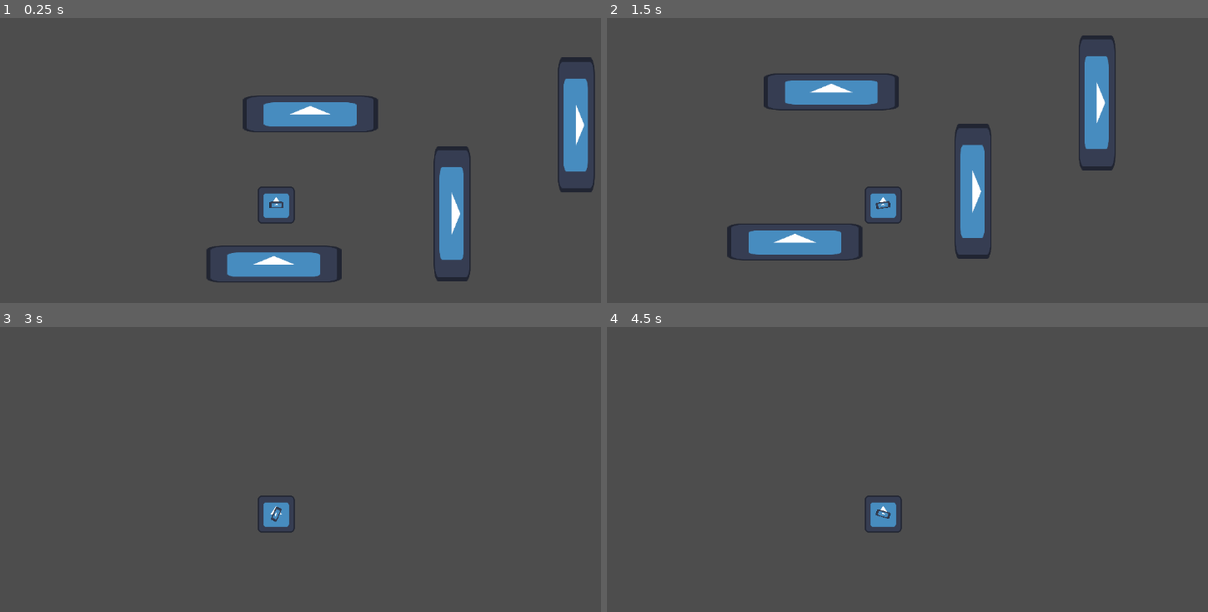
Above: before the commit, frames 1-4 (two rows, left to right).
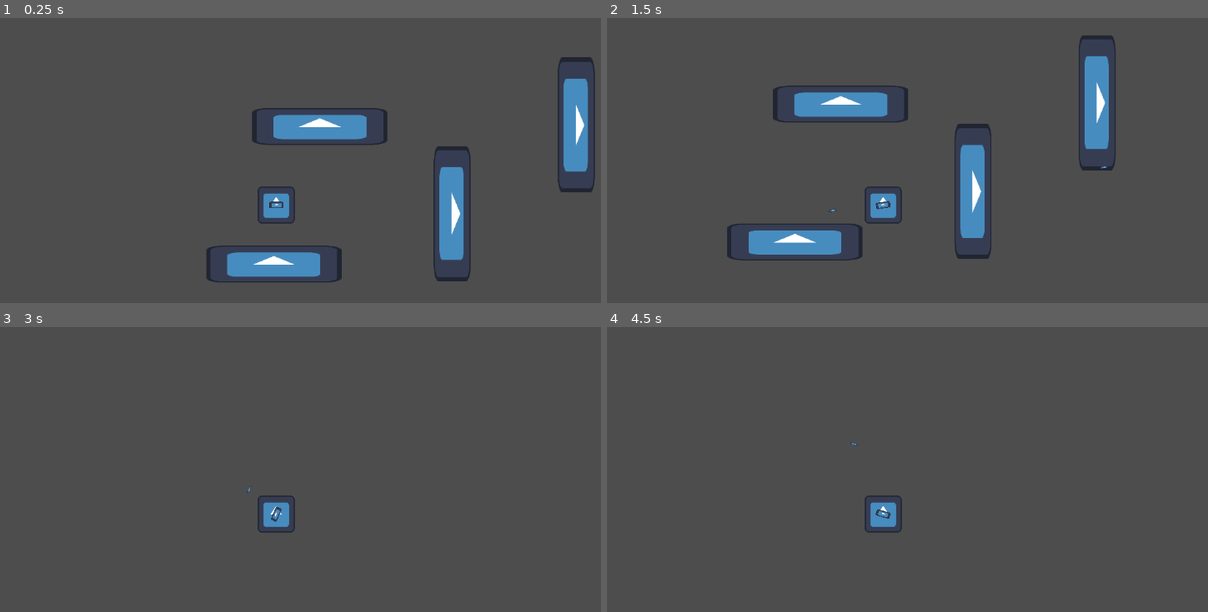
Above: after the commit, the same moments.

Repository: Sn0wy8/Haven
Game: Godot game, scene res://Scenes/main.tscn
Same seed, same stepped clock (60 frames per second), same inputs: the game is played once before the commit and once after it. The engine's default icon, where the game draws it, is replaced by a stand-in: a white triangle on a blue panel in a dark square.
Inputs (mouse positions are in pixels of both pictures, inside the frame that each line leads up to):
- Up to frame 1 (0.25 s): no input
- Up to frame 2 (1.5 s): move the mouse to (1027, 186) at 0.52 s; hold D (RIGHT) from 0.53 s (still down); click (1027, 186) at 0.6 s; tap W (UP) at 0.77 s; move the mouse to (751, 223) at 1.27 s; click (751, 223) at 1.35 s
- Up to frame 3 (3 s): tap W (UP) at 1.52 s; move the mouse to (342, 432) at 2.02 s; release D (RIGHT) at 2.03 s; hold A (LEFT) 2.03-2.78 s; click (342, 432) at 2.1 s; move the mouse to (240, 589) at 2.77 s; hold D (RIGHT) from 2.78 s (still down); click (240, 589) at 2.85 s
- Up to frame 4 (4.5 s): tap W (UP) at 3.02, 3.77 s; tap Enter at 3.5 s; move the mouse to (1081, 569) at 3.52 s; click (1081, 569) at 3.6 s; tap Space at 4.25 s; move the mouse to (685, 458) at 4.27 s; release D (RIGHT) at 4.28 s; hold A (LEFT) from 4.28 s (still down); click (685, 458) at 4.35 s

The runs differ from the first frame. In frame 1, 2.2% of the frame differs, in the area x 40-65%, y 27-45%; in frame 2, 2.1%; in frame 3, less than 0.1%; in frame 4, less than 0.1%.

Commit message:
fixes

Diff:
--- a/haven/Scenes/breakable_platform.tscn
+++ b/haven/Scenes/breakable_platform.tscn
@@ -1,6 +1,13 @@
 [gd_scene format=3 uid="uid://b5ki2hegdeobu"]
 
 [ext_resource type="Texture2D" uid="uid://uelvhslkv8pv" path="res://icon.svg" id="1_3lhpt"]
+[ext_resource type="Script" uid="uid://bymsfdllchgnv" path="res://Scenes/hurtbox.gd" id="2_t78gq"]
+
+[sub_resource type="RectangleShape2D" id="RectangleShape2D_t78gq"]
+size = Vector2(467, 125)
+
+[sub_resource type="RectangleShape2D" id="RectangleShape2D_h2htr"]
+size = Vector2(467, 125)
 
 [node name="breakable_platform" type="AnimatableBody2D" unique_id=1037975149]
 
@@ -8,3 +15,14 @@
 position = Vector2(170, 0)
 scale = Vector2(3.65625, 1)
 texture = ExtResource("1_3lhpt")
+
+[node name="CollisionShape2D" type="CollisionShape2D" parent="." unique_id=1389994704]
+position = Vector2(169.5, -0.5)
+shape = SubResource("RectangleShape2D_t78gq")
+
+[node name="hurtbox" type="Area2D" parent="." unique_id=450495058]
+script = ExtResource("2_t78gq")
+
+[node name="CollisionShape2D" type="CollisionShape2D" parent="hurtbox" unique_id=126324208]
+position = Vector2(169.5, -0.5)
+shape = SubResource("RectangleShape2D_h2htr")
--- /dev/null
+++ b/haven/Scenes/bullet.tscn
@@ -0,0 +1,29 @@
+[gd_scene format=3 uid="uid://cmyg27jdy6160"]
+
+[ext_resource type="Texture2D" uid="uid://uelvhslkv8pv" path="res://icon.svg" id="1_oduel"]
+[ext_resource type="Script" uid="uid://0vj47ksbt8le" path="res://Scripts/bullet.gd" id="2_ycag2"]
+[ext_resource type="Script" uid="uid://c53ev2josjy72" path="res://Scripts/MyHitBox.gd" id="3_ycag2"]
+
+[sub_resource type="RectangleShape2D" id="RectangleShape2D_6afsh"]
+size = Vector2(122.88001, 109.71434)
+
+[node name="Bullet" type="Sprite2D" unique_id=2051783511]
+position = Vector2(-1.9073486e-06, -3.8146973e-06)
+scale = Vector2(0.19531251, 0.05468749)
+texture = ExtResource("1_oduel")
+script = ExtResource("2_ycag2")
+
+[node name="AnimationPlayer" type="AnimationPlayer" parent="." unique_id=295394808]
+
+[node name="DistanceTimer" type="Timer" parent="." unique_id=1743016977]
+
+[node name="MyHitBox" type="Area2D" parent="." unique_id=1781923508]
+script = ExtResource("3_ycag2")
+metadata/_custom_type_script = "uid://c53ev2josjy72"
+
+[node name="CollisionShape2D" type="CollisionShape2D" parent="MyHitBox" unique_id=1312274831]
+position = Vector2(7.324218e-06, 7.411412e-05)
+scale = Vector2(0.9999998, 0.99999976)
+shape = SubResource("RectangleShape2D_6afsh")
+
+[connection signal="timeout" from="DistanceTimer" to="." method="_on_distance_timer_timeout"]
--- a/haven/gun.tscn
+++ b/haven/Scenes/gun.tscn
@@ -1,17 +1,17 @@
 [gd_scene format=3 uid="uid://c8815eok78ono"]
 
-[ext_resource type="Script" uid="uid://bpb0y4a1tqd3g" path="res://gun.gd" id="1_vk1bi"]
-[ext_resource type="Texture2D" uid="uid://uelvhslkv8pv" path="res://icon.svg" id="2_dk5gl"]
+[ext_resource type="Script" uid="uid://bpb0y4a1tqd3g" path="res://Scripts/gun.gd" id="1_oqrbh"]
+[ext_resource type="Texture2D" uid="uid://uelvhslkv8pv" path="res://icon.svg" id="2_t6ynv"]
 
 [node name="Gun" type="Node2D" unique_id=1880026885]
-script = ExtResource("1_vk1bi")
+script = ExtResource("1_oqrbh")
 
 [node name="RotationOffset" type="Node2D" parent="." unique_id=1645637815]
 
 [node name="Sprite2D" type="Sprite2D" parent="RotationOffset" unique_id=2105182281]
 position = Vector2(0.5, 1.9073486e-06)
 scale = Vector2(0.3828125, 0.171875)
-texture = ExtResource("2_dk5gl")
+texture = ExtResource("2_t6ynv")
 
 [node name="shoot_pos" type="Marker2D" parent="RotationOffset/Sprite2D" unique_id=1703789443]
 
--- /dev/null
+++ b/haven/Scenes/hurtbox.gd
@@ -0,0 +1,12 @@
+extends Area2D
+
+func _init() -> void:
+	collision_layer = 0
+	collision_mask = 2
+
+func _ready() -> void:
+	connect("area_entered", self._on_area_entered)
+
+func _on_area_entered(hitbox: MyHitBox) -> void:
+	if hitbox != null:
+		owner.queue_free()
--- a/haven/Scenes/main.tscn
+++ b/haven/Scenes/main.tscn
@@ -20,5 +20,5 @@
 position = Vector2(1515, -212)
 rotation = 1.5707964
 
-[node name="breakable_platform" parent="." unique_id=688448539 instance=ExtResource("3_h2yge")]
-position = Vector2(425, -80)
+[node name="breakable_platform" parent="." unique_id=1648201624 instance=ExtResource("3_h2yge")]
+position = Vector2(458, -37)
--- a/haven/Scenes/player.tscn
+++ b/haven/Scenes/player.tscn
@@ -2,7 +2,7 @@
 
 [ext_resource type="Script" uid="uid://b02i6gu8ut3mp" path="res://Scripts/player.gd" id="1_6t5aa"]
 [ext_resource type="Texture2D" uid="uid://uelvhslkv8pv" path="res://icon.svg" id="2_vgqql"]
-[ext_resource type="PackedScene" uid="uid://c8815eok78ono" path="res://gun.tscn" id="3_fkybt"]
+[ext_resource type="PackedScene" uid="uid://c8815eok78ono" path="res://Scenes/gun.tscn" id="3_fkybt"]
 
 [sub_resource type="RectangleShape2D" id="RectangleShape2D_onrkg"]
 size = Vector2(125, 127)
--- a/haven/Scripts/MyHitBox.gd
+++ b/haven/Scripts/MyHitBox.gd
@@ -1,7 +1,8 @@
 class_name MyHitBox
 extends Area2D
 
-@export var damage := 10
+@export var damage := 1
 
 func _init() -> void:
-	pass
+	collision_layer = 2
+	collision_mask = 0
--- a/haven/gun.gd
+++ b/haven/Scripts/gun.gd
@@ -1,6 +1,6 @@
 extends Node2D
 
-const bullet_scene = preload("res://bullet.tscn")
+const bullet_scene = preload("res://Scenes/bullet.tscn")
 
 const IS_PLAYER = true
 
@@ -14,11 +14,11 @@
 func _ready() -> void:
 	$ShootTimer.wait_time = time_between_shot
 
-#func _physics_process(delta: float) -> void:
-	#if Input.is_action_just_pressed("shoot") and can_shoot:
-	#	_shoot()
-	#	can_shoot = false
-	#	$ShootTimer.start()
+func _physics_process(delta: float) -> void:
+	if Input.is_action_just_pressed("shoot") and can_shoot:
+		_shoot()
+		can_shoot = false
+		$ShootTimer.start()
 
 func _shoot():
 	var new_bullet = bullet_scene.instantiate()
--- a/haven/Scripts/player.gd
+++ b/haven/Scripts/player.gd
@@ -1,5 +1,7 @@
 extends CharacterBody2D
 
+var health = 3
+var hearts_list : Array [TextureRect]
 @onready
 var animations = $animations
 @onready
@@ -17,6 +19,12 @@
 const FORWARD_DIR = Vector2.RIGHT
 const GRAVITY = 900
 const DRAG = 300
+
+func _ready() -> void:
+	var hearts_parents = $CanvasLayer/HBoxContainer
+#	for child in hearts_parents.get_children():
+#		hearts_list.append(child)
+	print(hearts_list)
 
 func Drag_Function() -> void:
 		velocity.y = lerp(velocity.x, float(0), 0.01)
@@ -51,3 +59,8 @@
 	gun.scale.y = 1 if mouse_direction.x > 0 else -1
 	gun.show_behind_parent = mouse_direction.y < 0
 	gun.look_at(get_global_mouse_position())
+
+func take_damage(delta: float) -> void:
+	health -= 1
+	if health == 0:
+		print("DEAD")
--- a/haven/bullet.tscn
+++ /dev/null
@@ -1,30 +0,0 @@
-[gd_scene format=3 uid="uid://cmyg27jdy6160"]
-
-[ext_resource type="Texture2D" uid="uid://uelvhslkv8pv" path="res://icon.svg" id="1_v8qja"]
-[ext_resource type="Script" uid="uid://0vj47ksbt8le" path="res://bullet.gd" id="2_t4vbm"]
-[ext_resource type="Script" uid="uid://chgnj2r2pif3r" path="res://hitbox.gd" id="3_t4vbm"]
-
-[sub_resource type="RectangleShape2D" id="RectangleShape2D_v8qja"]
-size = Vector2(122.87999, 109.71431)
-
-[node name="Bullet" type="Sprite2D" unique_id=2051783511]
-position = Vector2(-1.9073486e-06, -3.8146973e-06)
-scale = Vector2(0.19531251, 0.05468749)
-texture = ExtResource("1_v8qja")
-script = ExtResource("2_t4vbm")
-
-[node name="AnimationPlayer" type="AnimationPlayer" parent="." unique_id=295394808]
-
-[node name="DistanceTimer" type="Timer" parent="." unique_id=1743016977]
-
-[node name="Hitbox" type="Area2D" parent="." unique_id=1430430887]
-collision_layer = 2
-collision_mask = 0
-script = ExtResource("3_t4vbm")
-
-[node name="CollisionShape2D" type="CollisionShape2D" parent="Hitbox" unique_id=2140520236]
-position = Vector2(9.765623e-06, 6.975447e-05)
-scale = Vector2(0.9999999, 0.9999999)
-shape = SubResource("RectangleShape2D_v8qja")
-
-[connection signal="timeout" from="DistanceTimer" to="." method="_on_distance_timer_timeout"]
--- a/haven/project.godot
+++ b/haven/project.godot
@@ -12,15 +12,20 @@
 
 config/name="haven"
 run/main_scene="uid://due2n4hr7i02"
-config/features=PackedStringArray("4.7", "Forward Plus")
+config/features=PackedStringArray("4.6", "Forward Plus")
 config/icon="res://icon.svg"
 <<<<<<<HEADconfig/features=PackedStringArray("4.7", "Forward Plus")
+
+[global_group]
+
+MyHitBox=""
 
 [input]
 
 UP={
 "deadzone": 0.2,
 "events": [Object(InputEventKey,"resource_local_to_scene":false,"resource_name":"","device":-1,"window_id":0,"alt_press …(192 unchanged characters)…
+, Object(InputEventKey,"resource_local_to_scene":false,"resource_name":"","device":0,"window_id":0,"alt_pressed":false,"shift_pressed":false,"ctrl_pressed":false,"meta_pressed":false,"pressed":false,"keycode":0,"physical_keycode":32,"key_label":0,"unicode":0,"location":0,"echo":false,"script":null)
 ]
 }
 DOWN={
@@ -38,6 +43,11 @@
 "events": [Object(InputEventKey,"resource_local_to_scene":false,"resource_name":"","device":-1,"window_id":0,"alt_press …(192 unchanged characters)…
 ]
 }
+shoot={
+"deadzone": 0.2,
+"events": [Object(InputEventMouseButton,"resource_local_to_scene":false,"resource_name":"","device":-1,"window_id":0,"alt_pressed":false,"shift_pressed":false,"ctrl_pressed":false,"meta_pressed":false,"button_mask":0,"position":Vector2(0, 0),"global_position":Vector2(0, 0),"factor":1.0,"button_index":1,"canceled":false,"pressed":false,"double_click":false,"script":null)
+]
+}
 
 [physics]
 
--- /dev/null
+++ b/haven/test damage.tscn
@@ -0,0 +1,19 @@
+[gd_scene format=3 uid="uid://d37u5jgi2bi3i"]
+
+[ext_resource type="Script" uid="uid://c53ev2josjy72" path="res://Scripts/MyHitBox.gd" id="1_fheb2"]
+[ext_resource type="Texture2D" uid="uid://uelvhslkv8pv" path="res://icon.svg" id="2_ww2e2"]
+
+[sub_resource type="RectangleShape2D" id="RectangleShape2D_gpnuv"]
+size = Vector2(126, 123)
+
+[node name="MyHitBox" type="Area2D" unique_id=961330234]
+script = ExtResource("1_fheb2")
+metadata/_custom_type_script = "uid://c53ev2josjy72"
+
+[node name="CollisionShape2D" type="CollisionShape2D" parent="." unique_id=192173582]
+position = Vector2(36, 34.5)
+shape = SubResource("RectangleShape2D_gpnuv")
+
+[node name="Sprite2D" type="Sprite2D" parent="." unique_id=84657181]
+position = Vector2(36, 36)
+texture = ExtResource("2_ww2e2")
Not shown, added: haven/Scenes/hurtbox.gd.uid
Renamed: haven/bullet.gd -> haven/Scripts/bullet.gd
Renamed: haven/bullet.gd.uid -> haven/Scripts/bullet.gd.uid
Renamed: haven/gun.gd.uid -> haven/Scripts/gun.gd.uid
